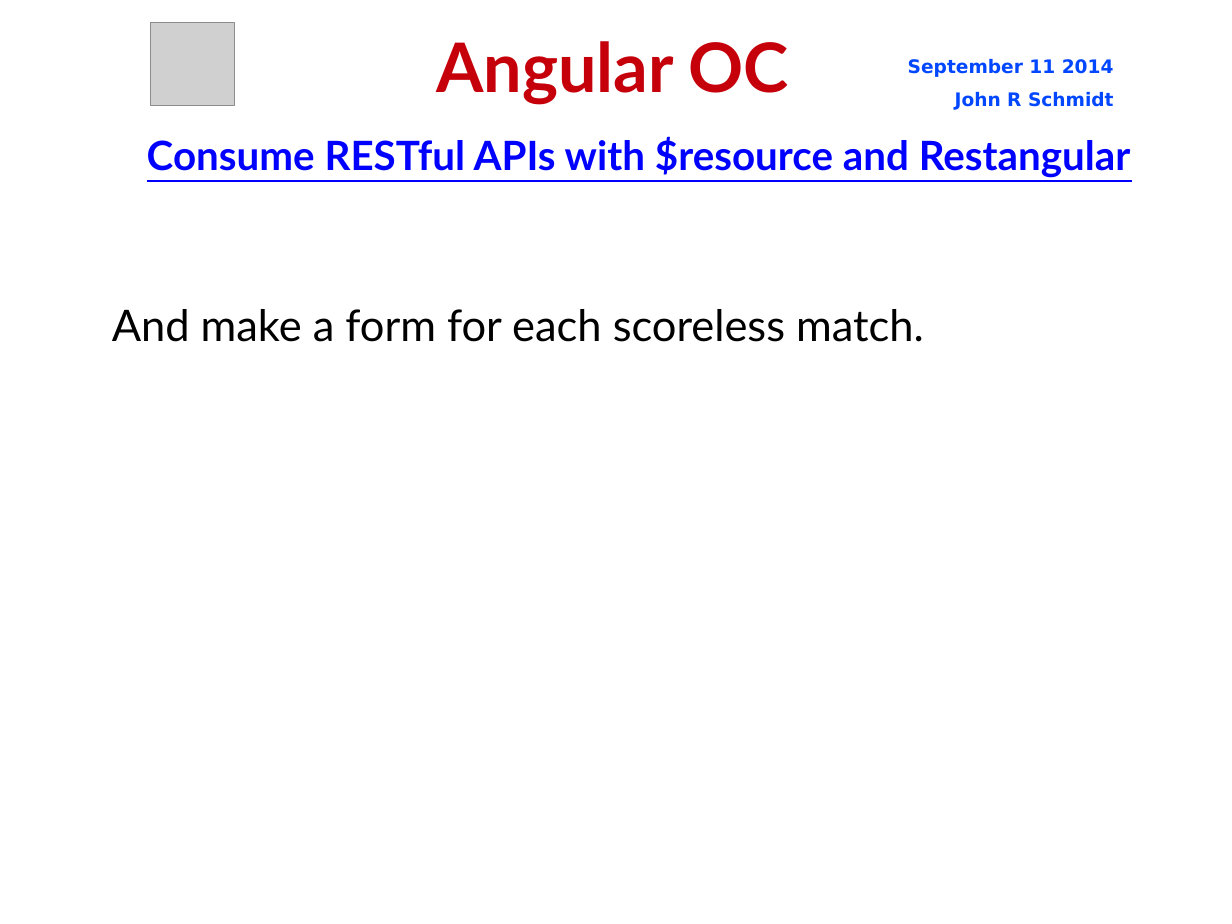
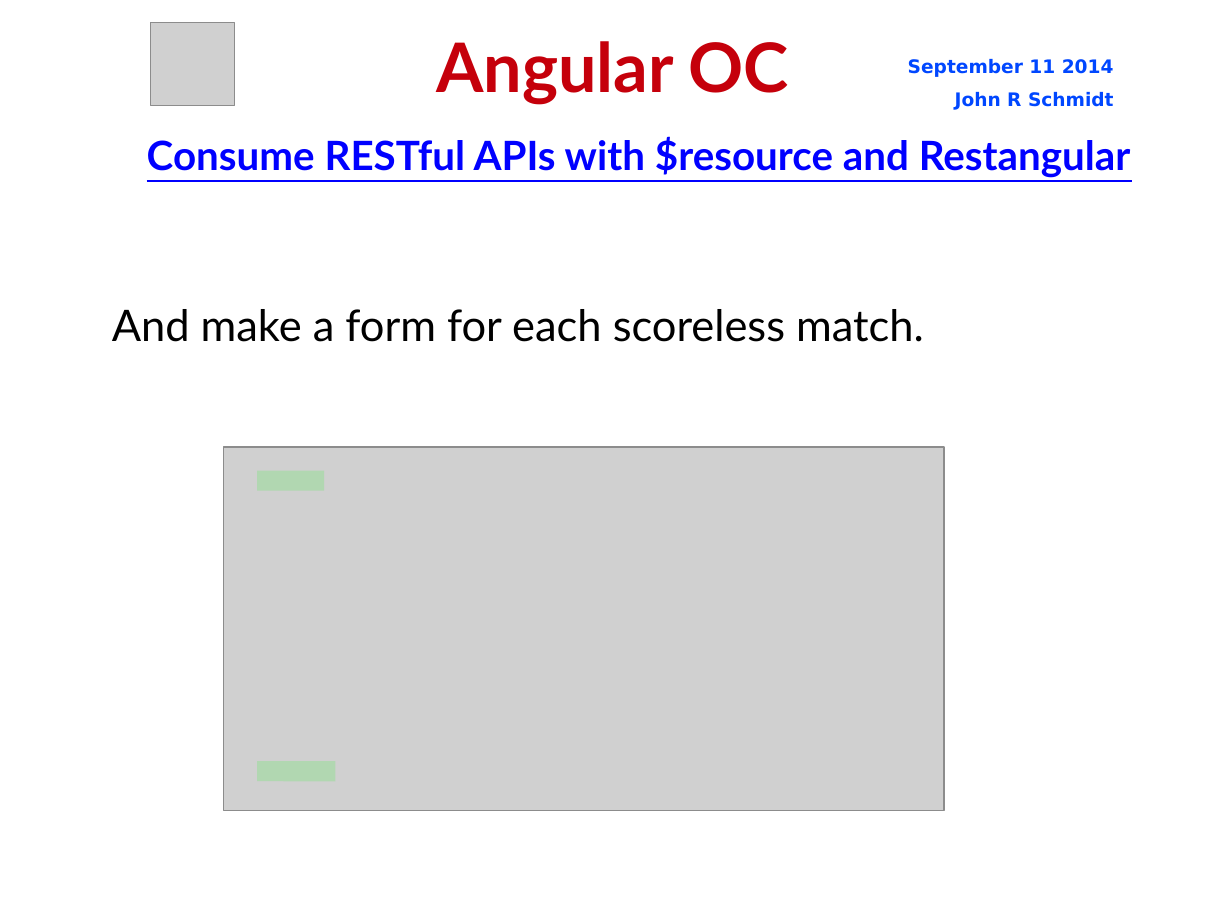
Before and after one commit to jrschmidt/fifa-angular-rest-demo, a slide deck: slide 45 of fifa.odp. Drawn at 1232x924 pixels with LibreOffice and Linux fonts; fonts in the diff are those of the drawing; grey boxes stand for pictures; background and template pictures are left out. Boxes give left, top, right and bottom in pixels: in the first picture for what was removed or moved away, otherwise in the second. Text is boxed around its words. In the diff, an @@ line names an element or a change of style, - is before the commit and + after.

```diff
--- a/fifa.odp
+++ b/fifa.odp
@@ picture added at [224, 447, 945, 811] @@
@@ line added from (257, 481) to (324, 481), #00FF00 12.95 pt @@
@@ line added from (257, 771) to (335, 771), #00FF00 12.95 pt @@
```
Also in this commit, not shown: 4 other slides changed, 4 slides added, 6 other files.
